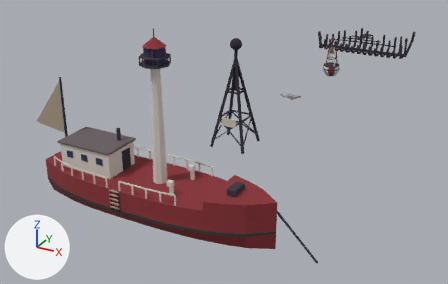
The glTF model public/models/lowwater.glb as it was, and as the next commit left it.
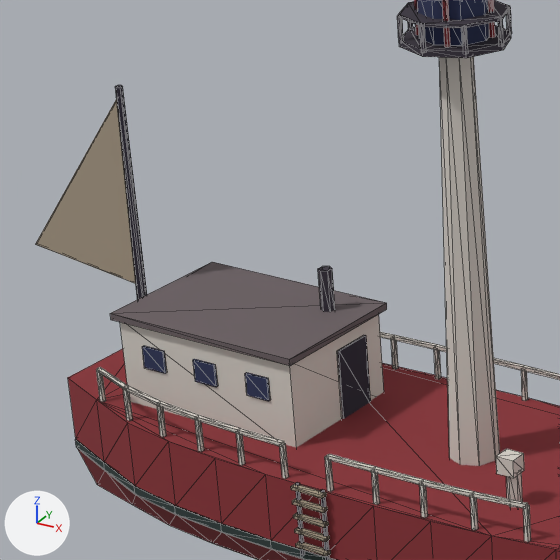
Each version appears first whole from a 50 mm camera at (19.01, -966.23, 17.75) aimed at (-3.66, -925.01, -2.86), and next in a close-up on the part from 6% to 41% of the width and 19% to 74% of the height. Lighting does not change. The marker at lower left points along +X, +Y and +Z. The older version's two pictures come first. The close-ups show mesh edges as thin lines. Where no turn or scale is listed for an object, it has been applied to the vertices. Vertices at exactly the same position are counted once.

Names of what the first close-up shows: 'lightship.001'.
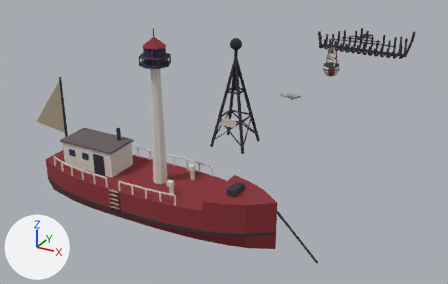
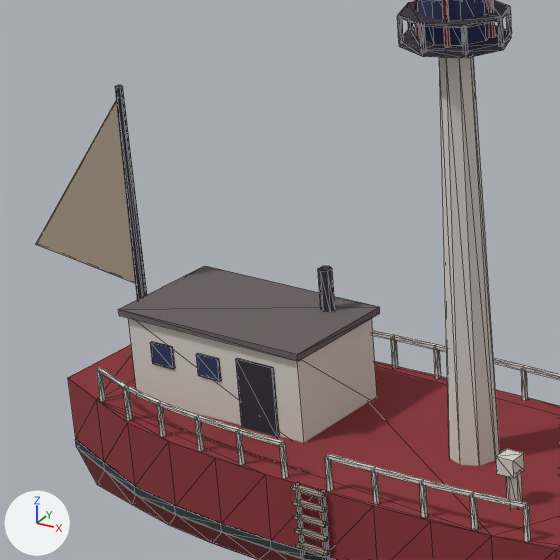
What the commit changed:
me_lightship is used by ob_lightship_001; location (0.0, -940.0, 0.0).
me_lightship had 963 vertices, 1588 faces and spanned x -8.9..10.1, y -2.3..2.2, z -1.2..10.2.
me_lightship now has 955 vertices, 1576 faces and spans x -8.9..10.1, y -2.3..2.2, z -1.2..10.2.
me_lightship part 1: a new loose piece, a box spanning x -3.575..-2.825, y -1.035..-0.985, z 1.25..2.55, in mat_c_2e2a38 (dark grey #2e2a38).
me_lightship part 2: the loose piece of 8 vertices spanning x -2.3, y 0.0..0.8, z 1.2..2.5 is deleted.
Part 3, on me_lightship:
16 vertices in x -6.0..-2.2, y -1.3..-1.2, z 1.1..3.0 move by (0.0, 0.2, 0.0).
16 vertices in x -6.0..-2.2, y 1.2..1.3, z 1.1..3.0 move by (0.0, -0.2, 0.0).
8 vertices in x -5.4..-5.0, y 1.2, z 2.0..2.5 move by (1.0, -2.2, 0.0).
8 vertices in x -4.3..-3.9, y -1.2, z 2.0..2.5 move by (-1.1, 2.2, 0.0).
8 vertices in x -3.2..-2.8, y -1.2, z 2.0..2.5 move by (0.0, 2.2, 0.0).
Other edits to the shape of me_lightship do not show in these pictures.

Pixel boxes (x1, y1, x2, y2) of what changed, in the close-ups (560 x 560 px; the box of a moved part takes in the faces that stretch with it):
part 1 of me_lightship, added
    after: (236, 358, 279, 437)
part 2 of me_lightship, deleted
    before: (337, 335, 371, 419)
part 3 of me_lightship, moved or reshaped
    before: (110, 262, 387, 448)
    after: (118, 266, 380, 443)
